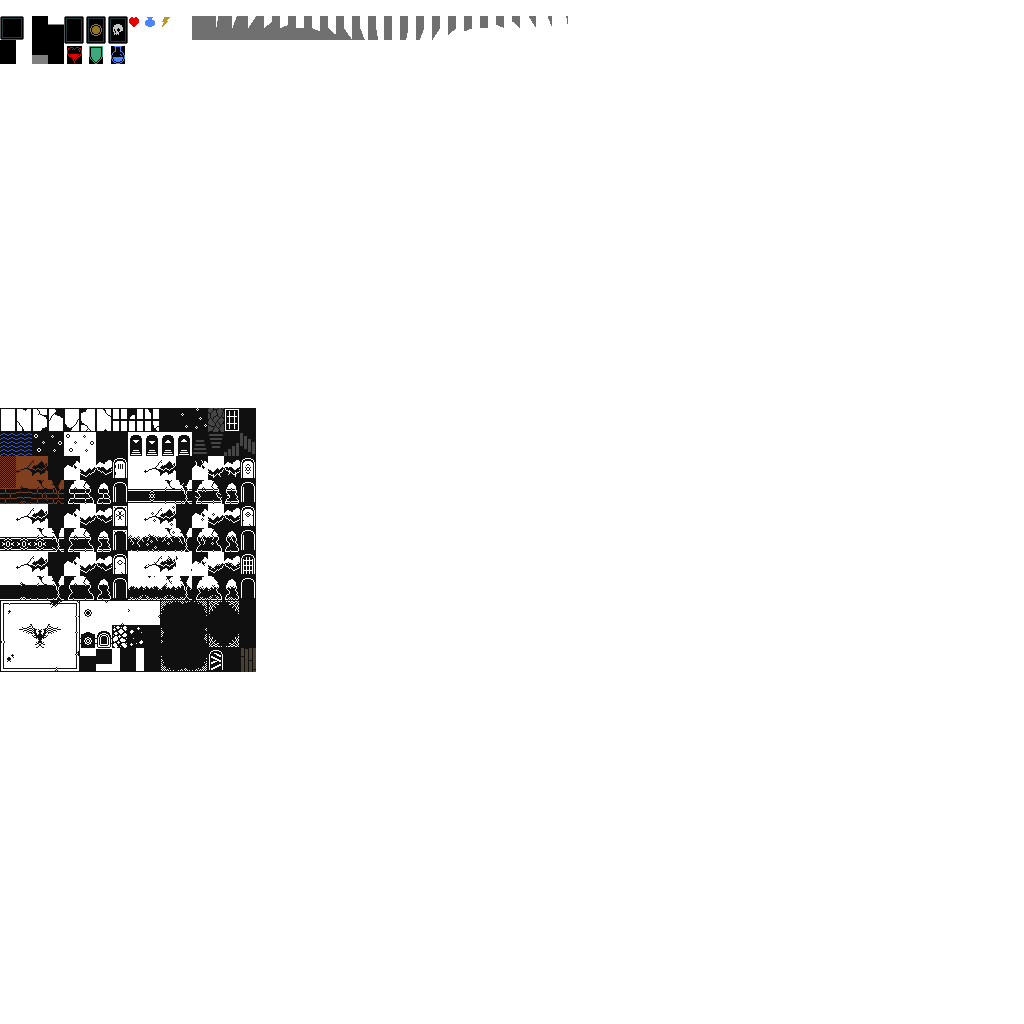
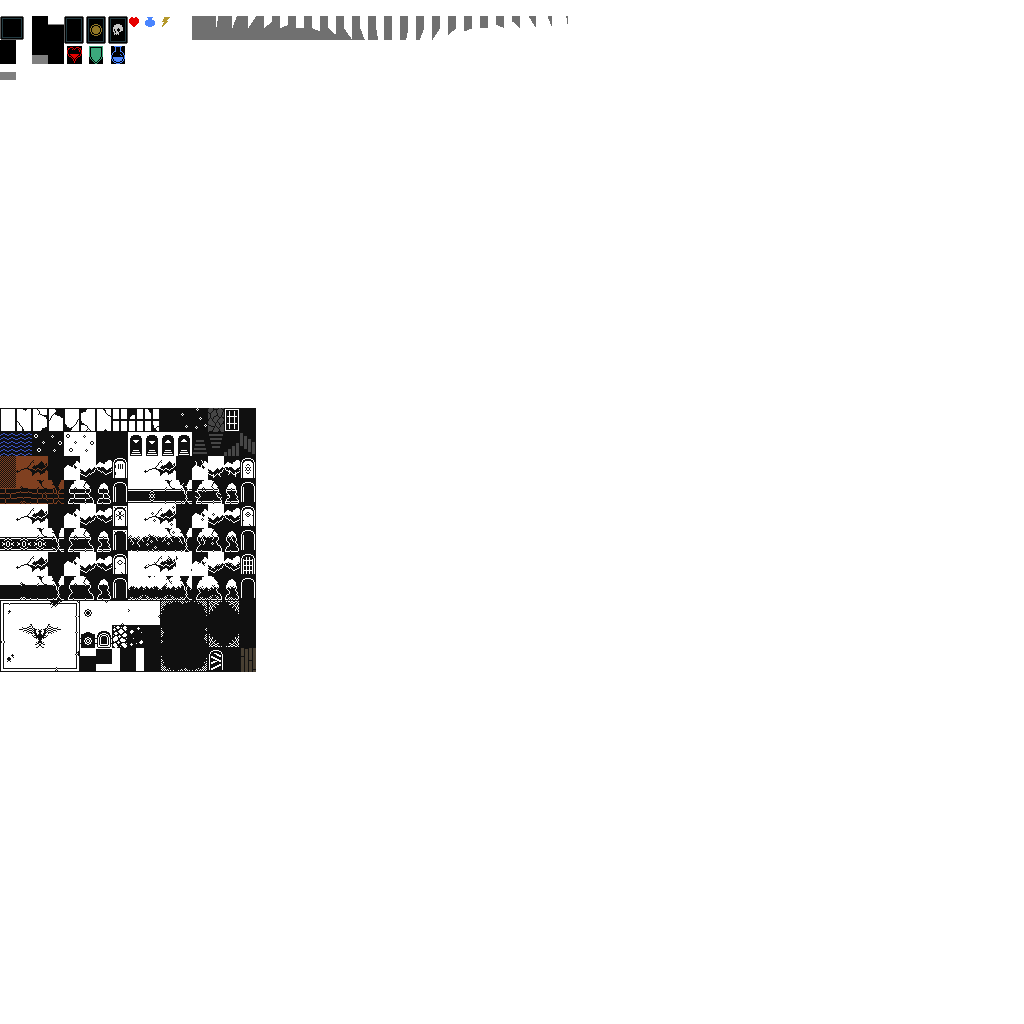
Layers edited between the first and the second w=1024, h=1024 image:
painted on "Layer" over [0,72,16,80]
